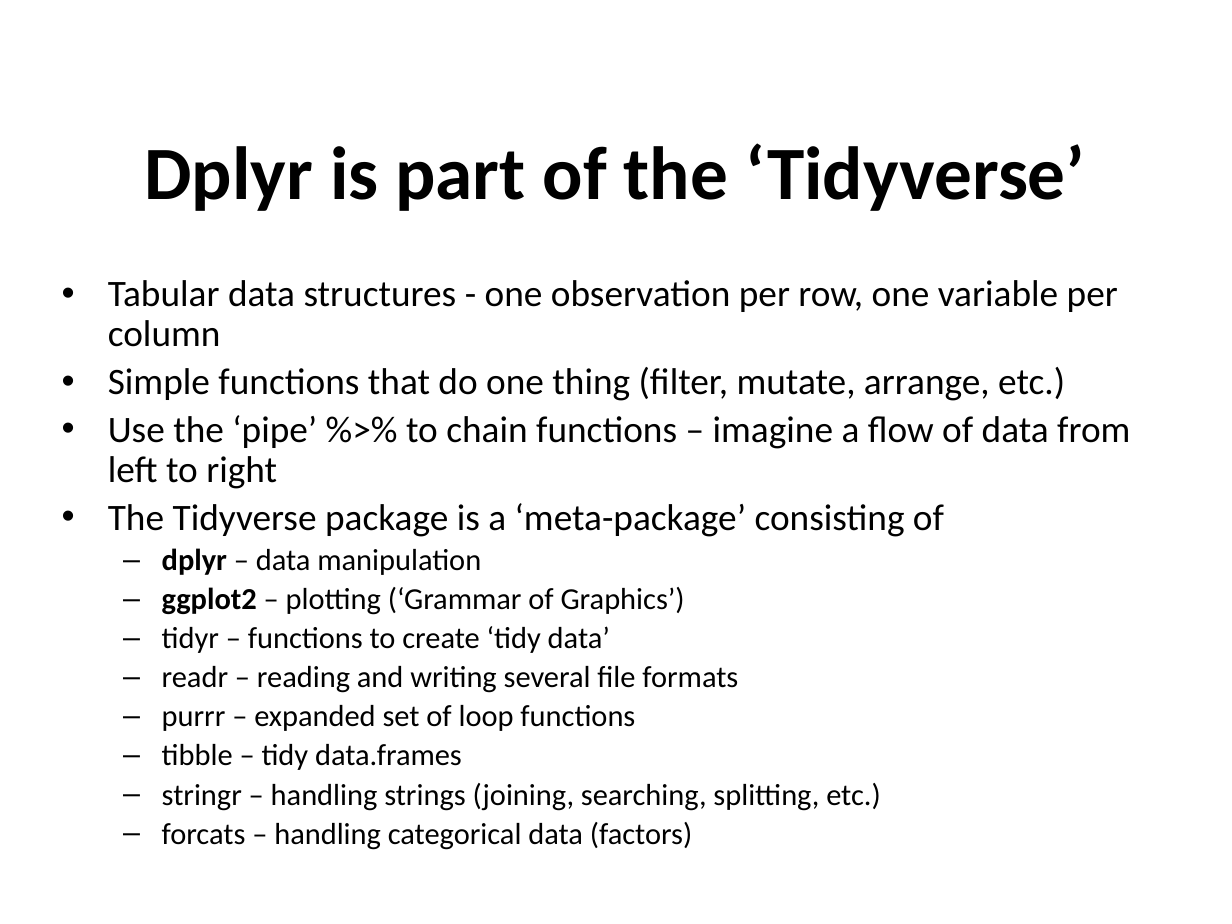
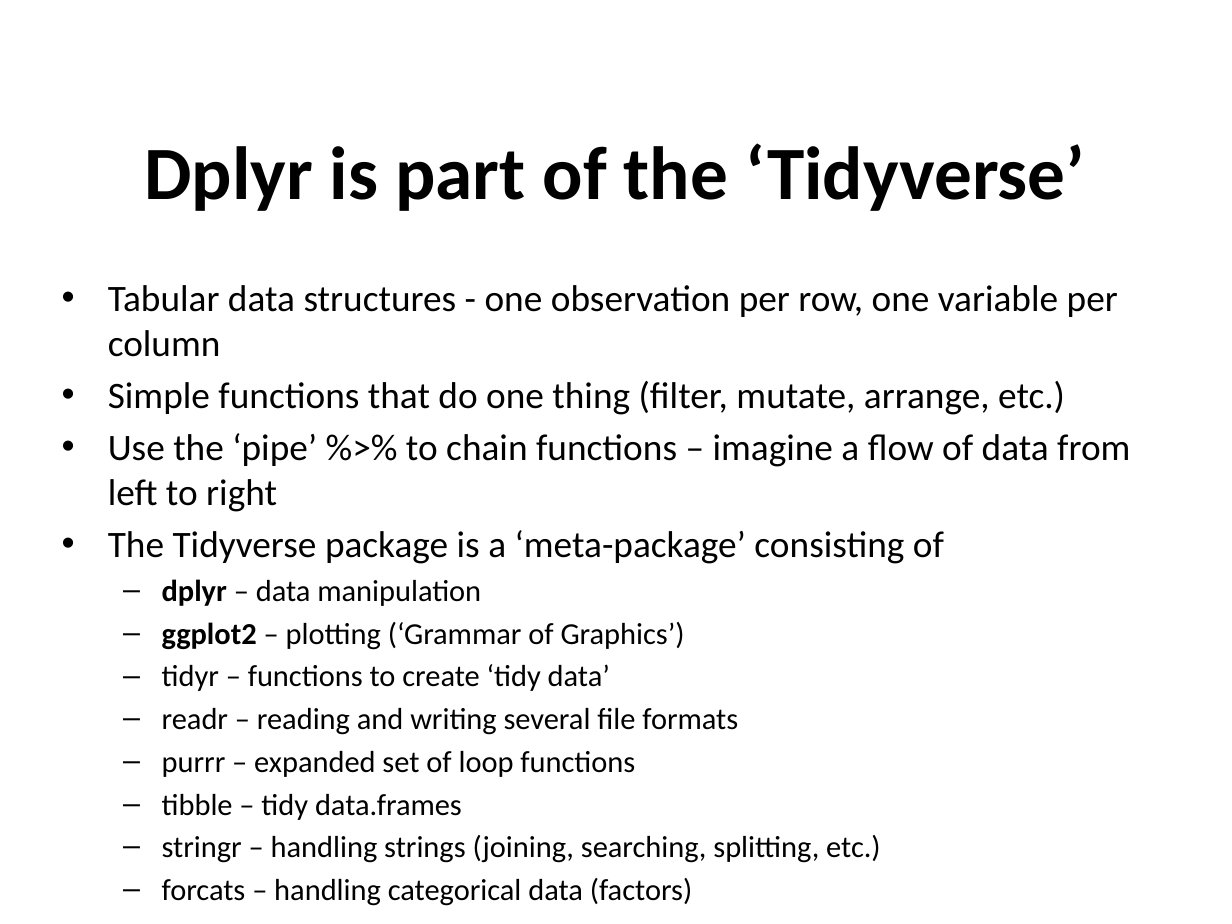
Before and after one commit to sraorao/data_analysis_visualisation_R_HT2022, a slide deck: slide 7 of powerpoint files/Session1.pptx. Drawn at 1232x924 pixels with LibreOffice and Linux fonts; fonts in the diff are those of the drawing. Boxes give left, top, right and bottom in pixels: in the first picture for what was removed or moved away, otherwise in the second. Text is boxed around its words. In the diff, an @@ line names an element or a change of style, - is before the commit and + after.

```diff
--- a/powerpoint files/Session1.pptx
+++ b/powerpoint files/Session1.pptx
@@ text "Tabular data structures - one ..." at bbox=[108, 285, 1130, 863]: line spacing 0.9 to 1 @@
```
Also in this commit, not shown: 6 other slides changed, 3 other files.
